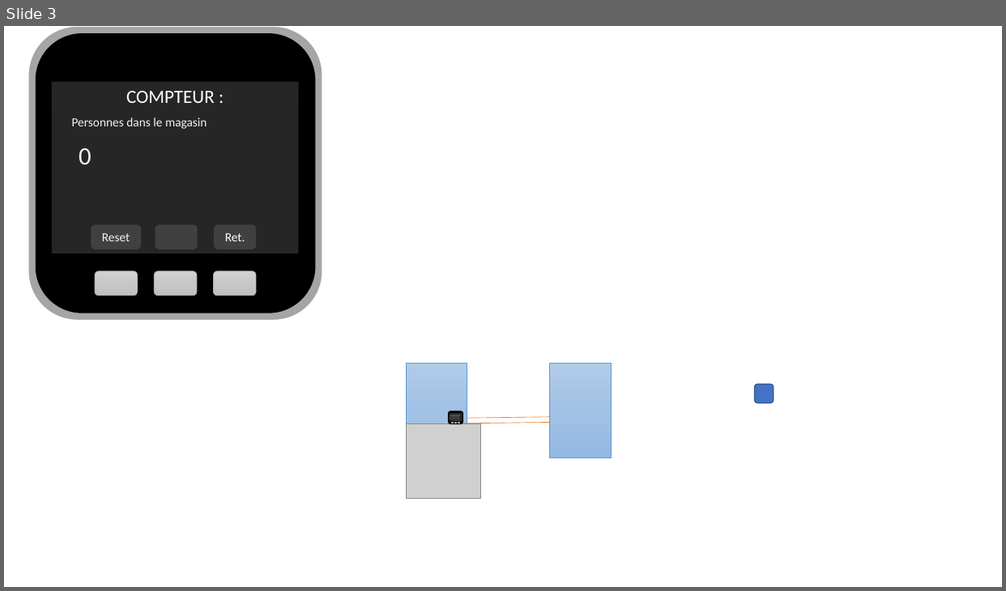
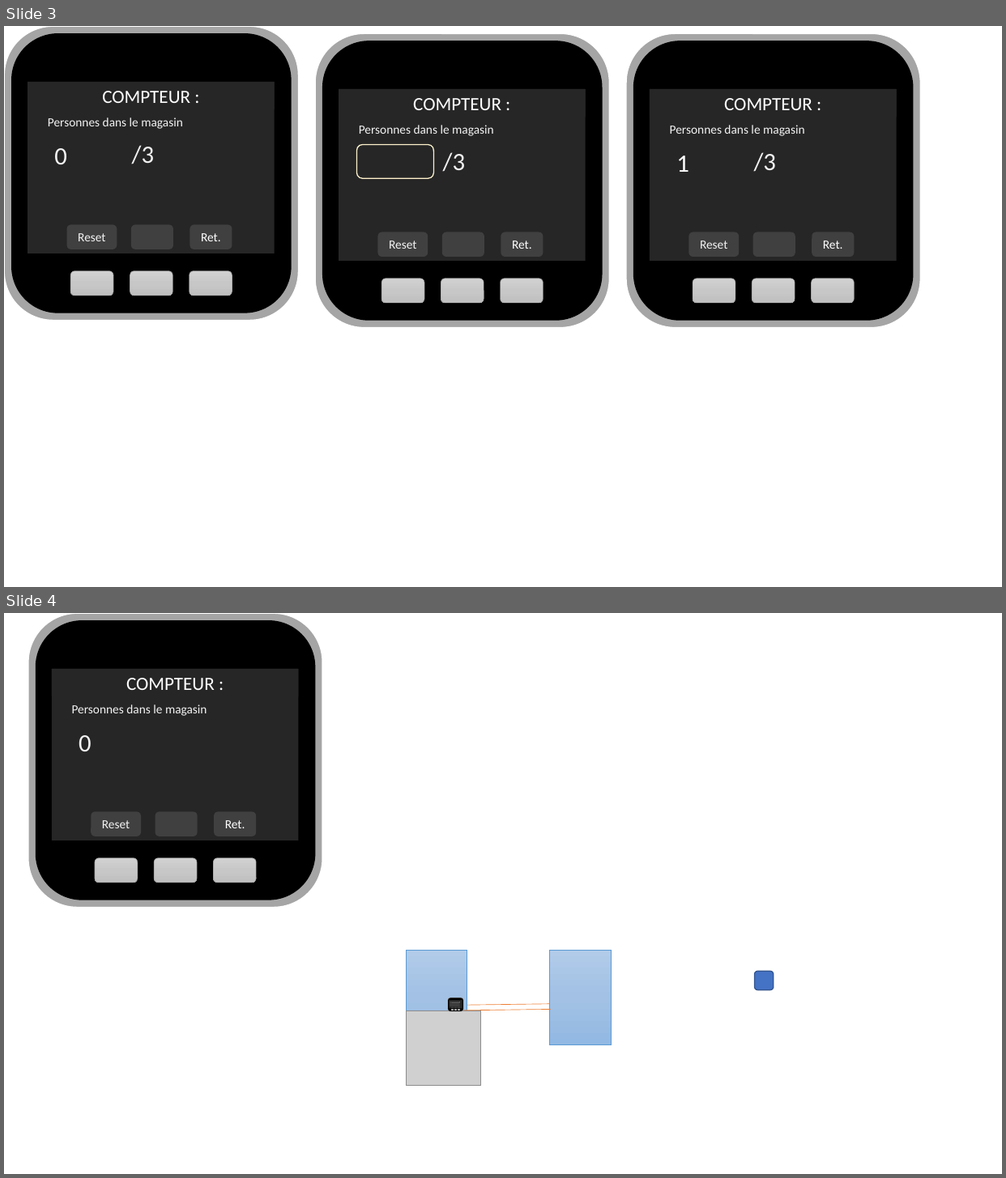
Before and after one commit to ltombak/Mini-projet_compteur, a slide deck: Image/MontageBuild.pptx. Shown one above the other, each under a label of ours: slide 3 before the commit, slides 3 and 4 after it. The pictures are 1006x591 and 1006x1178 pixels, drawn with LibreOffice and Linux fonts; fonts in the diff are those of the drawing; grey boxes stand for pictures. Boxes give left, top, right and bottom in pixels: in the first picture for what was removed or moved away, otherwise in the second. Text is boxed around its words. In the diff, an @@ line names an element or a change of style, - is before the commit and + after.

```diff
--- a/Image/MontageBuild.pptx
+++ b/Image/MontageBuild.pptx
@@ slide 3 added at [4, 26, 1002, 587], background #FFFFFF @@
@@ group added at [4, 26, 299, 321]: 5 rounded rectangles, 1 rectangle @@
@@ rectangle added at [28, 81, 275, 109], fill #262626, 18 pt, text #FFFFFF @@
+COMPTEUR :
@@ group added at [315, 33, 610, 328]: 5 rounded rectangles, 1 rectangle @@
@@ rectangle added at [339, 89, 586, 117], fill #262626, 18 pt, text #FFFFFF @@
+COMPTEUR :
@@ group added at [626, 33, 921, 328]: 5 rounded rectangles, 1 rectangle @@
@@ rectangle added at [650, 89, 897, 117], fill #262626, 18 pt, text #FFFFFF @@
+COMPTEUR :
@@ text added at [48, 118, 183, 129], 12 pt, text #F2F2F2 @@
+Personnes dans le magasin
@@ text added at [132, 145, 154, 165], 24 pt, text #F2F2F2 @@
+/3
@@ rounded rectangle added at [356, 145, 434, 179], fill #262626, outline #FFF2CC 1 pt @@
@@ text added at [359, 125, 494, 136], 12 pt, text #F2F2F2 @@
+Personnes dans le magasin
@@ text added at [670, 125, 805, 136], 12 pt, text #F2F2F2 @@
+Personnes dans le magasin
@@ text added at [54, 148, 67, 165], 24 pt, text #F2F2F2 @@
+0
@@ text added at [443, 152, 465, 172], 24 pt, text #F2F2F2 @@
+/3
@@ text added at [676, 156, 689, 172], 24 pt, text #FFFFFF @@
+1
@@ text added at [754, 152, 776, 172], 24 pt, text #F2F2F2 @@
+/3
@@ text added at [365, 177, 378, 178], 24 pt, text #F2F2F2 @@
+0
@@ rounded rectangle added at [67, 225, 117, 250], fill #404040, 12 pt, text #F2F2F2 @@
+Reset
@@ rounded rectangle added at [131, 225, 173, 250], fill #404040 @@
@@ rounded rectangle added at [189, 225, 232, 250], fill #404040, 12 pt, text #FFFFFF @@
+Ret.
@@ rounded rectangle added at [377, 232, 428, 257], fill #404040, 12 pt, text #F2F2F2 @@
+Reset
@@ rounded rectangle added at [442, 232, 484, 257], fill #404040 @@
@@ rounded rectangle added at [501, 232, 543, 257], fill #404040, 12 pt, text #FFFFFF @@
+Ret.
@@ rounded rectangle added at [689, 232, 739, 257], fill #404040, 12 pt, text #F2F2F2 @@
+Reset
@@ rounded rectangle added at [753, 232, 795, 257], fill #404040 @@
@@ rounded rectangle added at [812, 232, 854, 257], fill #404040, 12 pt, text #FFFFFF @@
+Ret.
@@ what was slide 3 is now slide 4 @@
```
Also in this commit, not shown: 1 other slide added, 7 other files.
